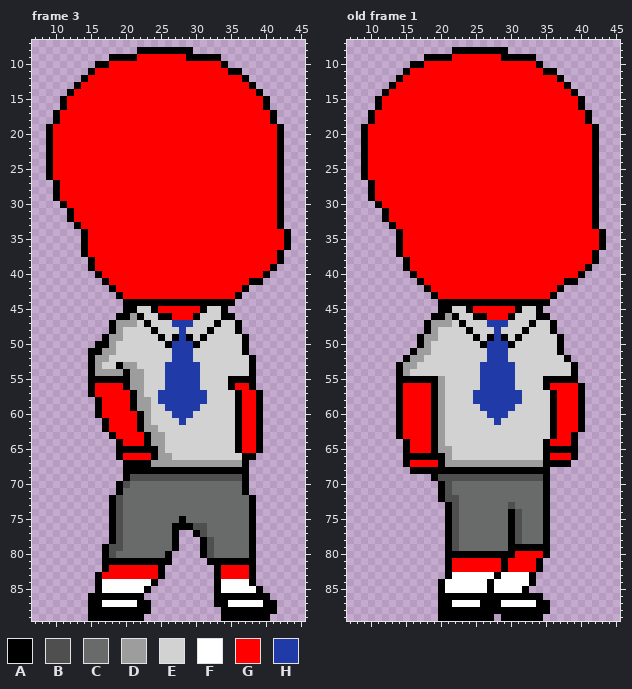
Two states of a pixel-art file, Drawings/kid with jump.ase. This is how it looked before the edit.
51x90 pixels, 5 frames. Shown: frame 3: x 7..45, y 7..89; old frame 1: x 7..45, y 7..89. The commit also changed other frames, which this record leaves out.
Palette (. is transparent): A #000000  B #4f4f4f  C #696a6a  D #9d9d9d  E #d2d2d2  F #ffffff  G #ff0000  H #203ba8
After the commit:
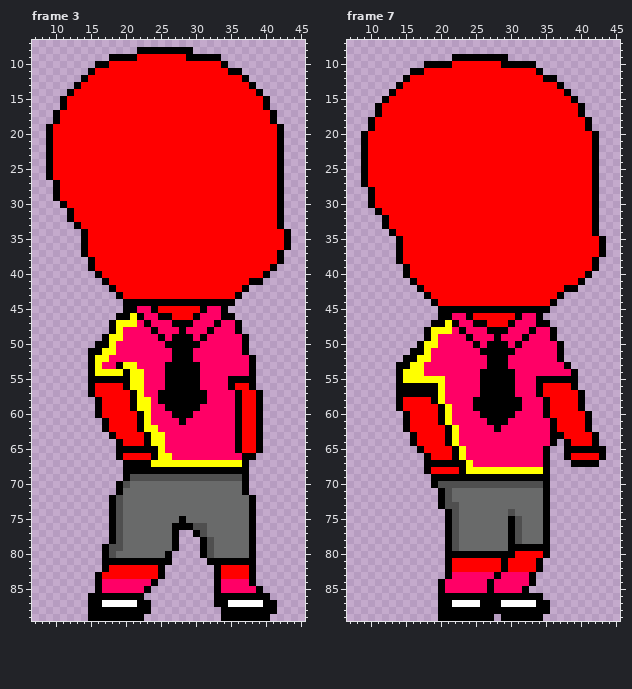
A new or re-ordered frame is compared with the old frame closest to it.
Edits made:
frames 5 -> 7
colour D: #9d9d9d -> #ffff00
colour E: #d2d2d2 -> #ff0066
Changed rows in their new state; - is a pixel that keeps its letter.
Frame 3:
first column x 25:
47 --AAA--
48 ---A---
49 ---A---
50 --AAA--
51 --AAA--
52 --AAA--
53 -AAAAA-
54 -AAAAA-
55 -AAAAA-
56 -AAAAA-
57 AAAAAAA
58 AAAAAAA
59 -AAAAA-
60 --AAA--
61 ---A---
first column x 17:
84 EEEEEEE----------EEEE-
85 EEEEEE-----------EEEEE
Frame 7 is new; against old frame 1:
first column x 9:
 8 -------------........-------------
 9 ---------....AAAAAAA-....---------
10 -------..AAAA-------AAAAA.--------
11 ------.AA----------------A..------
12 -----.A-------------------AA.-----
13 ----.A----------------------A.----
14 ---.A------------------------A.---
15 --.A--------------------------A.--
17 -.A----------------------------A.-
19 .A------------------------------A.
first column x 9:
27 AG---------------------------------
30 -AG--------------------------------
31 --AG-------------------------------
33 ---AG------------------------------
34 ----AG---------------------------A.
37 ---------------------------------GA
38 -----AG----------------------------
39 --------------------------------GA-
40 ------AG-----------------------GA--
41 -------AG--------------------GGA---
42 --------AG------------------GAA----
43 ---------AG----------------GA------
44 ----------AGGGGGGGGGGGGGGGGA-------
45 -------------AA-AAAAAA-AA-A--------
46 ----------.-AE-AGG---GA---.--------
47 ---------.AA-AE-AAGGGA--EAA.-------
48 -----------DD-AE--AAA--EA----------
49 --------.A-----AE-EAE-EA---A.------
50 ----------D-----AEAAAEA------------
51 --------A--------AAAAA-------------
52 -------A-D--------AAA-------A.-----
53 ------A-D--------EAAAE-------A.----
54 -------DD--------AAAAA-------------
55 ------DDDDD------AAAAA---A---------
56 ------AAAA-------AAAAA---AG---A.---
57 ------AAAA------EAAAAAE--AGG-------
58 ----------------AAAAAAA---AG-------
59 ----------GAD---AAAAAAA---AG-------
60 -----.A---GAD----AAAAA----AG---GA--
61 -----.A---GAD-----AAA----------GA--
62 -----.A---GGAD-----A-----------GA--
63 -----..A--GGAD--------------A-GGGA-
64 ------.A--GGAD------------EA.AGGGA-
65 ------..A-GGGAD------------..--AAAA
66 ------...-GGGAD------------..AGGGGA
67 ------...AA-AAA-EEEEEEEEEE-...AAAA-
68 -------..-GGGG-DDDDDDDDDDD---------
69 -----------AAAAAAAAAAAAAAA---------
70 ----------AB-BBBBBBBBBBBBB---------
72 -------------C---------------------
73 -----------AB--------C-------------
74 ---------------------BC------------
first column x 21:
83 -EEEEEE-EEEE
84 EEEEEE-EEEEE
85 EEEEEE-EEEE-
Pixel boxes of the changes (left, top, right, bottom) in both pictures:
changed: (95, 306, 249, 467)
changed: (102, 579, 151, 593)
changed: (221, 579, 256, 593)
changed: (361, 47, 599, 131)
changed: (361, 180, 606, 516)
changed: (445, 572, 529, 593)
